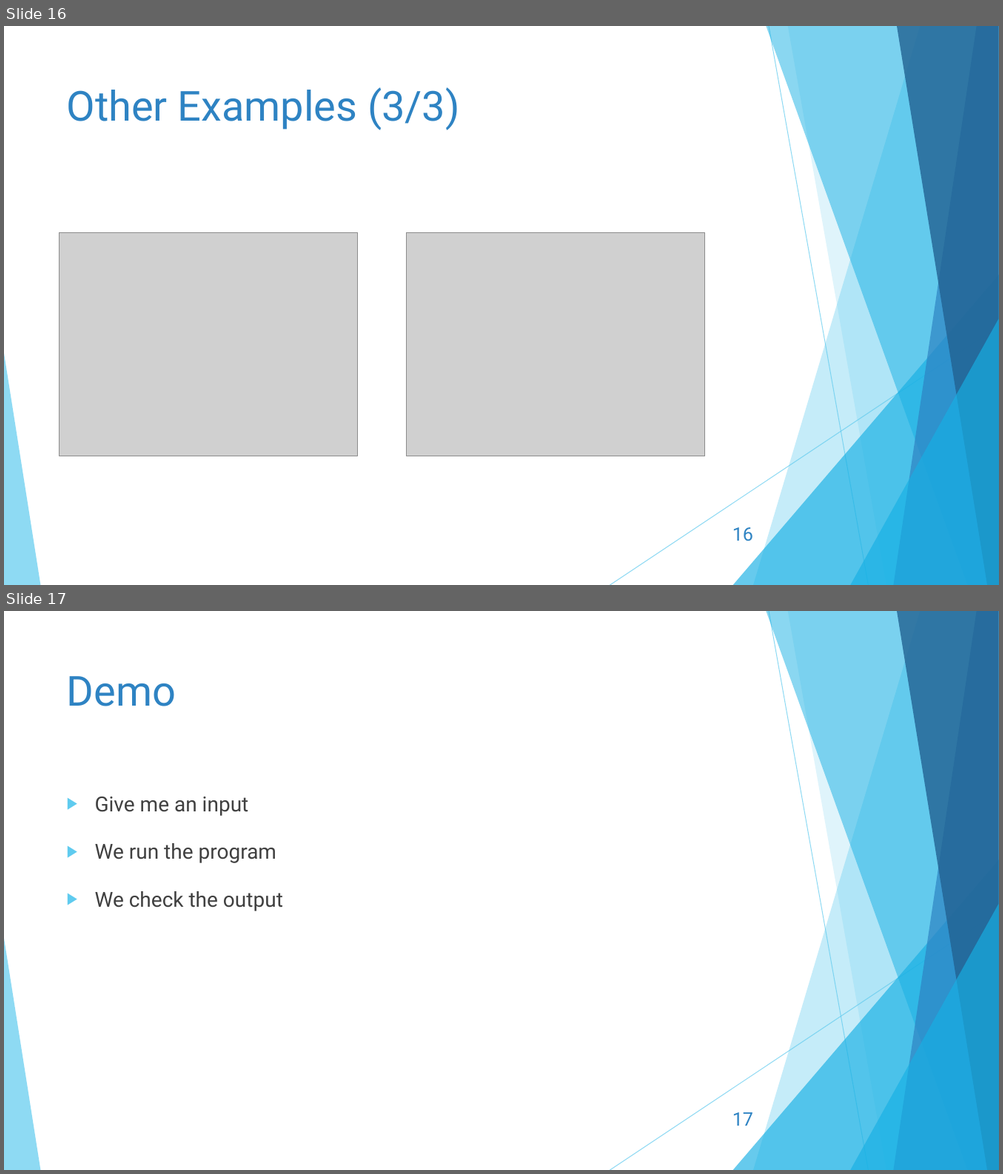
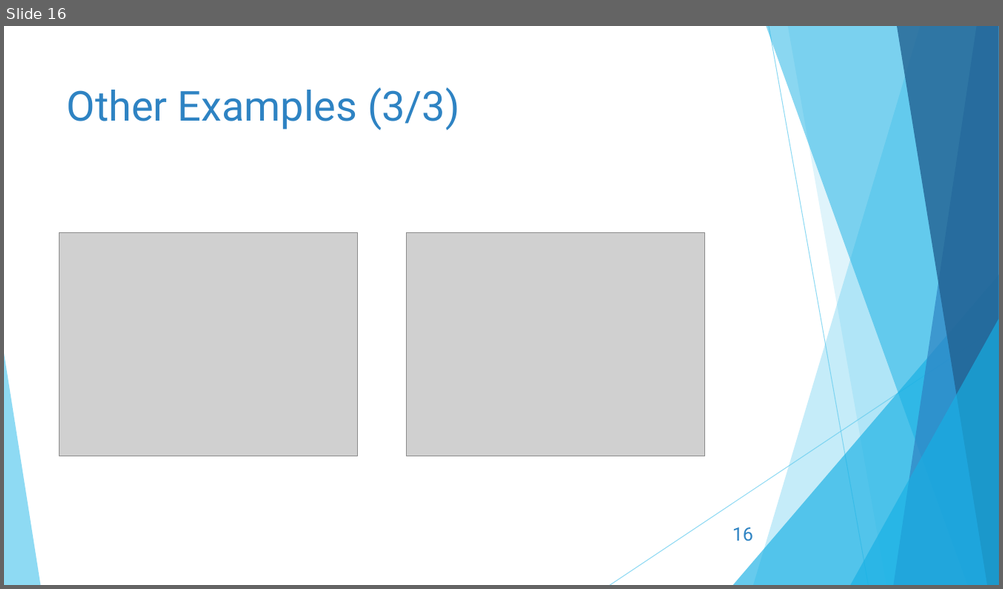
Before and after one commit to rogerpt32/avlsi_routing, a slide deck: presentation/Routing_with_SAT.pptx. Shown one above the other, each under a label of ours: slides 16 and 17 before the commit, slide 16 after it. The pictures are 1003x1174 and 1003x589 pixels, drawn with LibreOffice and Linux fonts; fonts in the diff are those of the drawing; grey boxes stand for pictures. Boxes give left, top, right and bottom in pixels: in the first picture for what was removed or moved away, otherwise in the second. Text is boxed around its words. In the diff, an @@ line names an element or a change of style, - is before the commit and + after.

Commit message:
Fix presentation

```diff
--- a/presentation/Routing_with_SAT.pptx
+++ b/presentation/Routing_with_SAT.pptx
@@ slide 17 removed at <box>4,611,999,1170</box>, background #FFFFFF; not listed: 10 template elements that a slide beside it also shows @@
@@ title removed at <box>67,676,176,706</box> @@
-Demo
@@ text removed at <box>95,797,283,911</box> @@
-▶ Give me an input
-▶ We run the program
-▶ We check the output
@@ page number removed at <box>732,1113,753,1126</box> @@
-17
```
Also in this commit, not shown: 1 slide changed, 1 slide added, 8 other files.
